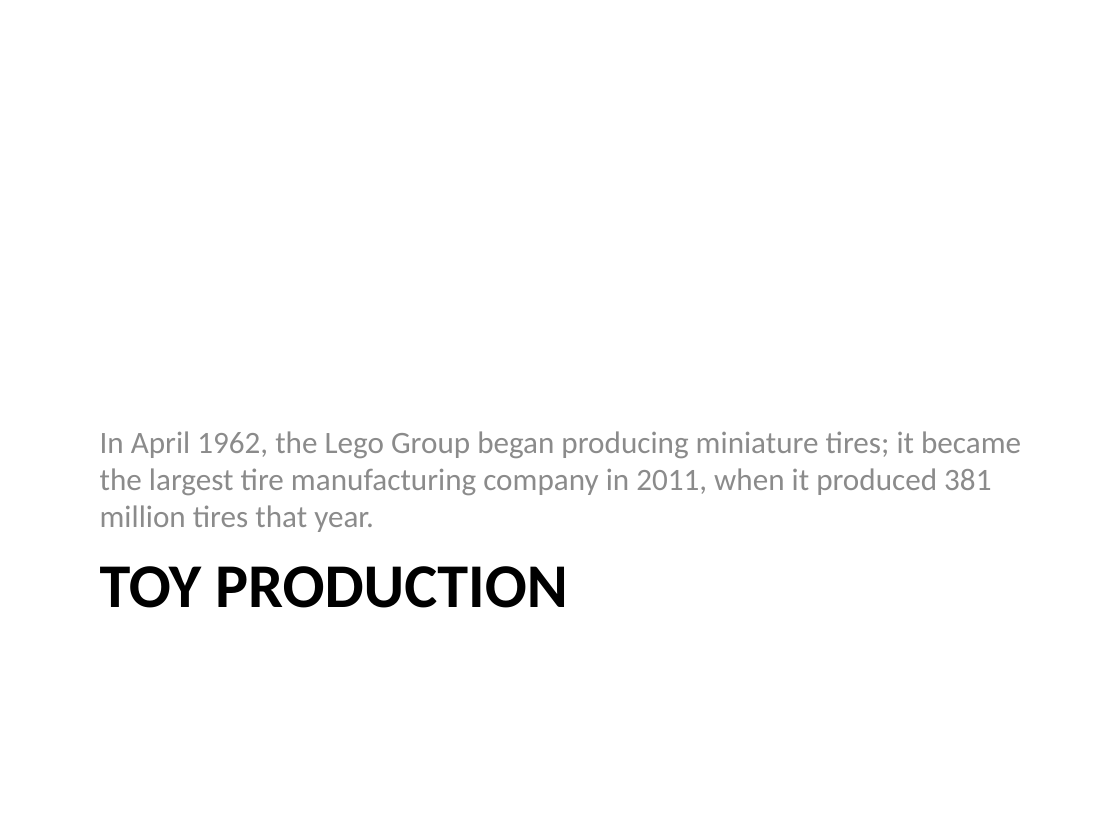
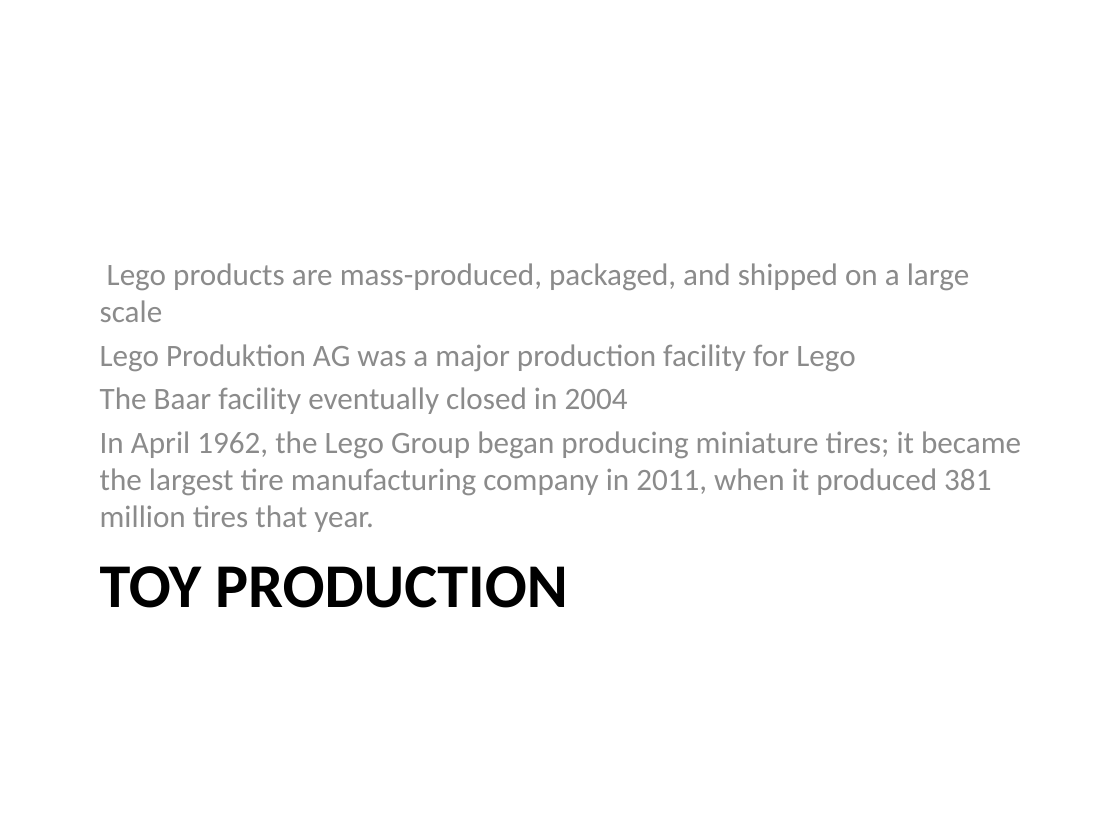
Before and after one commit to GremyTrullier/PFE-Text2Slide, a slide deck: slide 11 of python-pptx/doc_and_ppt/Lego.pptx. Drawn at 1120x840 pixels with LibreOffice and Linux fonts; fonts in the diff are those of the drawing. Boxes give left, top, right and bottom in pixels: in the first picture for what was removed or moved away, otherwise in the second. Text is boxed around its words. In the diff, an @@ line names an element or a change of style, - is before the commit and + after.

```diff
--- a/python-pptx/doc_and_ppt/Lego.pptx
+++ b/python-pptx/doc_and_ppt/Lego.pptx
@@ text at (x1=100, y1=263, x2=969, y2=414): paragraphs added @@
+Lego products are mass-produced, packaged, and shipped on a large scale
+Lego Produktion AG was a major production facility for Lego
+The Baar facility eventually closed in 2004
```
Also in this commit, not shown: 9 other slides changed, 3 other files.
